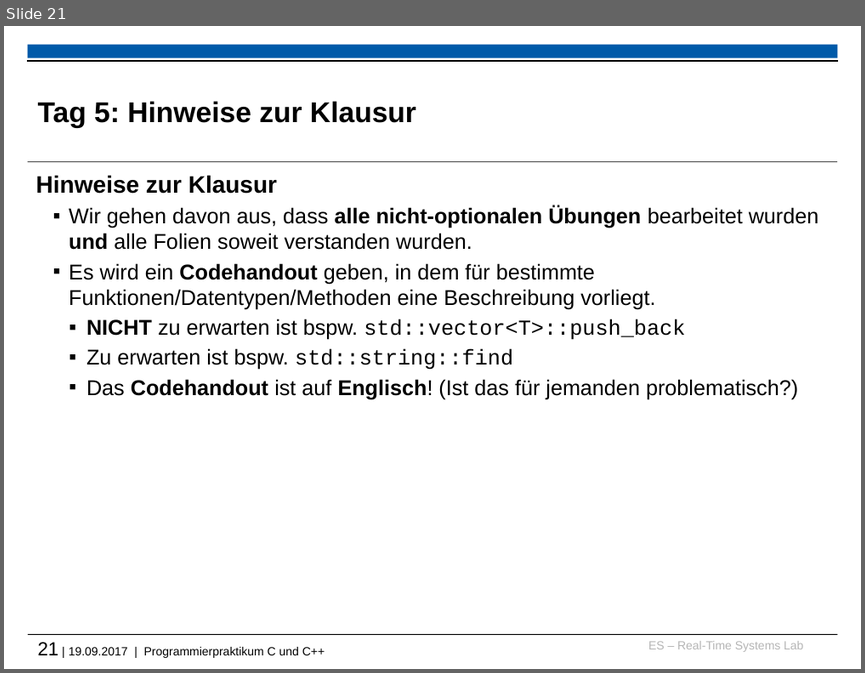
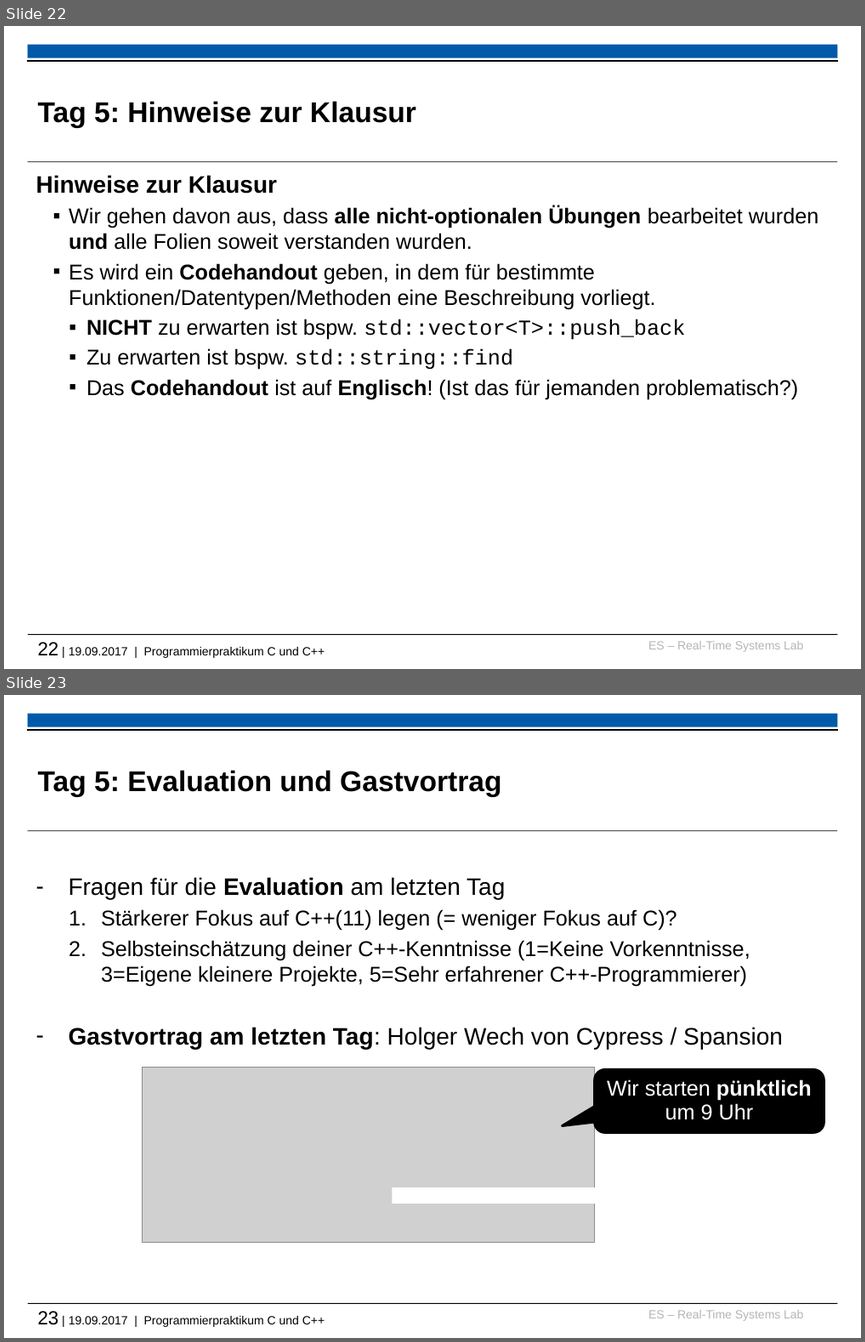
Before and after one commit to h82k/tud-cppp, a slide deck: 2017/recap_and_warmup_slides.pptx. Shown one above the other, each under a label of ours: slide 21 before the commit, slides 22 and 23 after it. The pictures are 865x673 and 865x1342 pixels, drawn with LibreOffice and Linux fonts; fonts in the diff are those of the drawing; grey boxes stand for pictures; background and template pictures are left out. Boxes give left, top, right and bottom in pixels: in the first picture for what was removed or moved away, otherwise in the second. Text is boxed around its words. In the diff, an @@ line names an element or a change of style, - is before the commit and + after.

```diff
--- a/2017/recap_and_warmup_slides.pptx
+++ b/2017/recap_and_warmup_slides.pptx
@@ slide 23 added at <box>4,695,861,1338</box>, background #FFFFFF; not listed: 6 template elements that a slide beside it also shows @@
@@ title added at <box>38,770,501,797</box>, 24 pt, text #000000, bold @@
+Tag 5: Evaluation und Gastvortrag
@@ text added at <box>69,877,783,1049</box>, 18 pt, text #000000 @@
+– Fragen für die Evaluation am letzten Tag
+  1. Stärkerer Fokus auf C++(11) legen (= weniger Fokus auf C)?
+  2. Selbsteinschätzung deiner C++-Kenntnisse (1=Keine Vorkenntnisse, 3=Eigene kleinere Projekte, 5=Sehr erfahrener C++-Programmierer)
+– Gastvortrag am letzten Tag: Holger Wech von Cypress / Spansion
@@ picture added at <box>142,1066,595,1242</box> @@
@@ rounded speech box added at <box>595,1069,824,1133</box>, fill #000000, outline #000000 2 pt, 18 pt, text #FFFFFF @@
+Wir starten pünktlich um 9 Uhr
@@ rectangle added at <box>392,1187,611,1203</box>, fill #FFFFFF @@
@@ what was slide 21 is now slide 22 @@
@@ text at <box>38,641,324,658</box>: text changed @@
-21 | 19.09.2017 | Programmierpraktikum C und C++
+22 | 19.09.2017 | Programmierpraktikum C und C++
```
Also in this commit, not shown: 1 other slide added, 4 other files.
